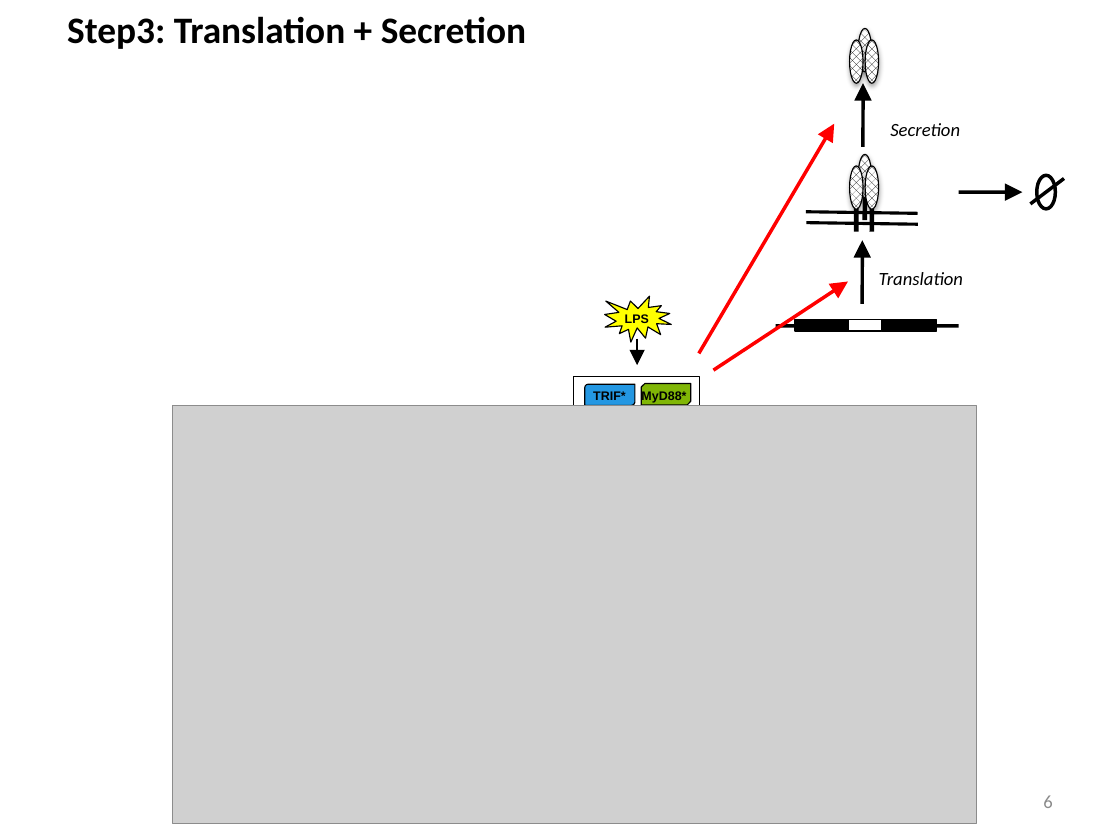
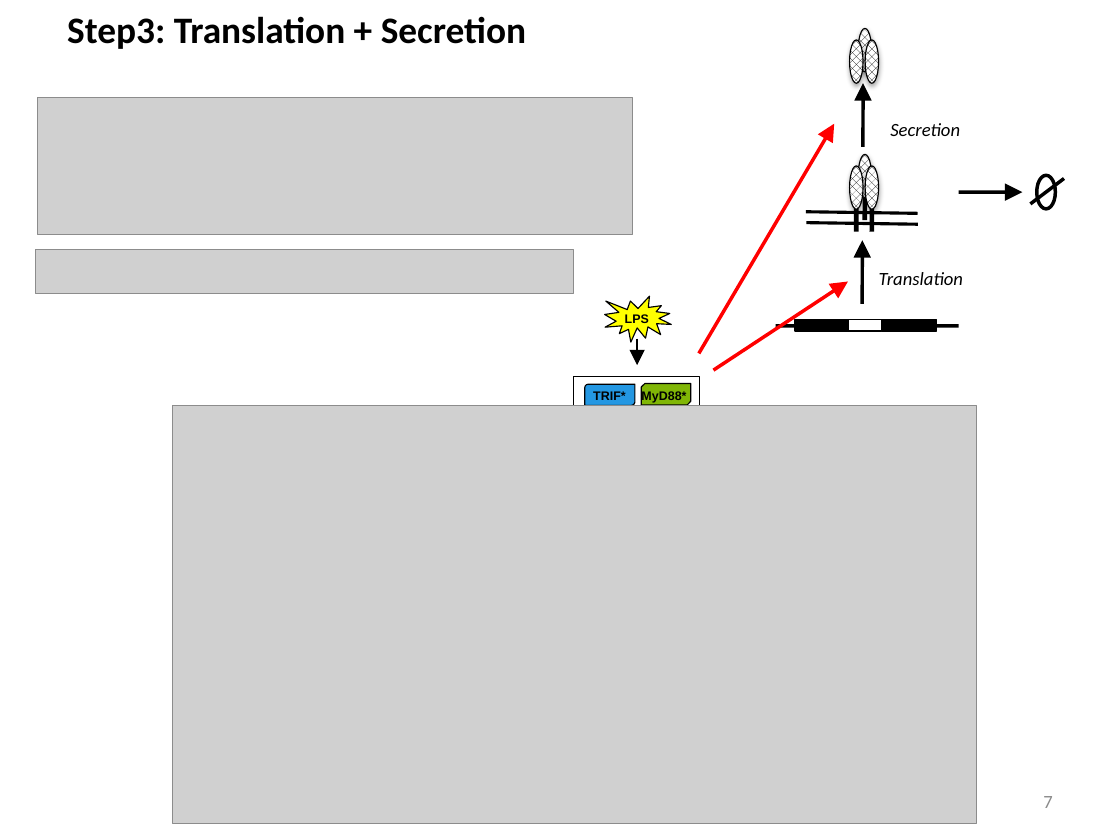
Before and after one commit to biomystery/TNF_regulation, a slide deck: slide 7 of TNF_Slides.pptx (slide 6 before the commit). Drawn at 1120x840 pixels with LibreOffice and Linux fonts; fonts in the diff are those of the drawing; grey boxes stand for pictures. Boxes give left, top, right and bottom in pixels: in the first picture for what was removed or moved away, otherwise in the second. Text is boxed around its words. In the diff, an @@ line names an element or a change of style, - is before the commit and + after.

```diff
--- a/TNF_Slides.pptx
+++ b/TNF_Slides.pptx
@@ picture added at <box>38,97,633,234</box> @@
@@ picture added at <box>36,250,573,293</box> @@
@@ page number at <box>1043,796,1052,808</box>: text changed @@
-6
+7
```
Also in this commit, not shown: 3 other slides changed, 2 slides added, 1 slide removed, 10 other files.
